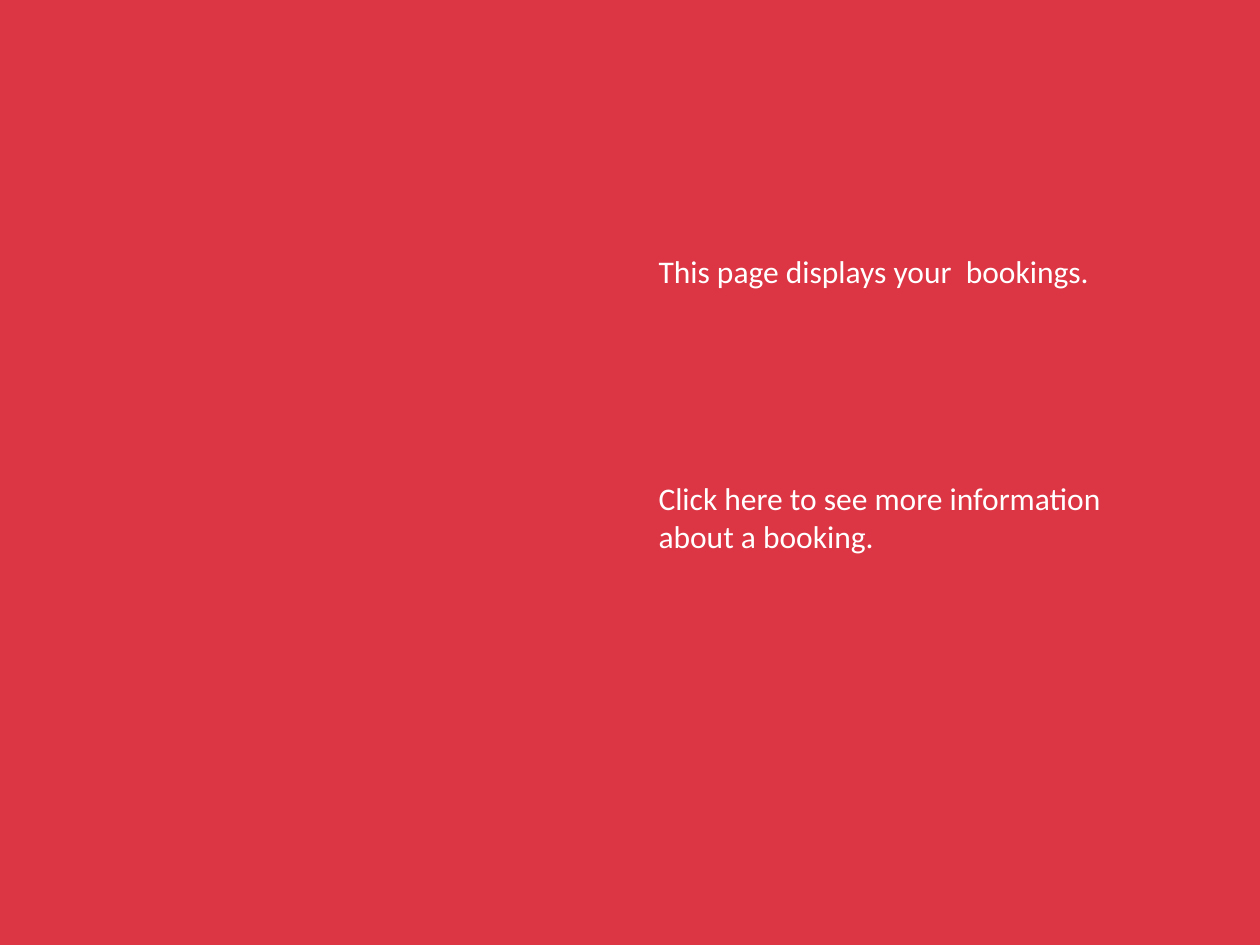
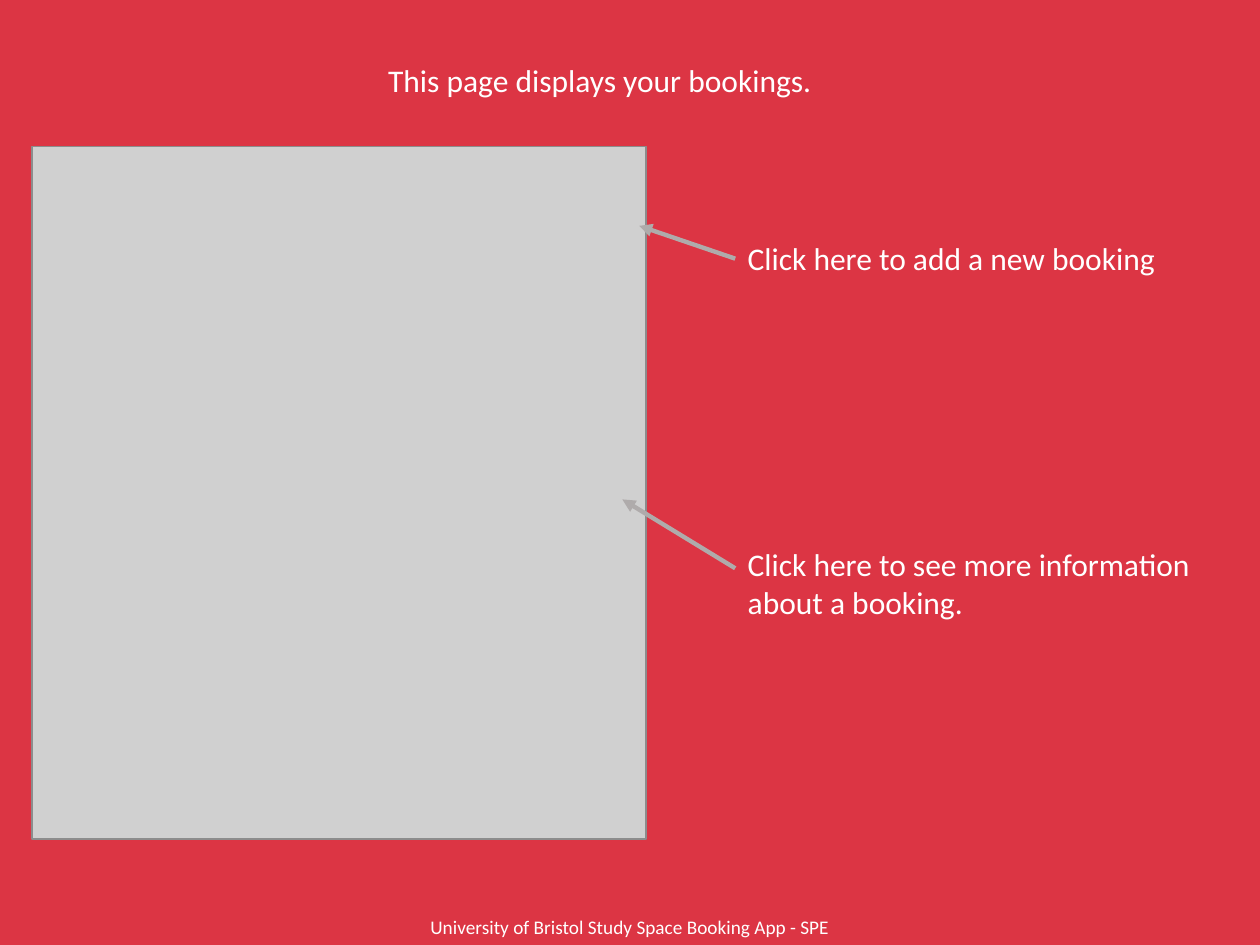
Before and after one commit to ah16165/University-Study-Space-Booking-App, a slide deck: slide 20 of Not_Main_Application/UserManual.pptx. Drawn at 1260x945 pixels with LibreOffice and Linux fonts; fonts in the diff are those of the drawing; grey boxes stand for pictures. Boxes give left, top, right and bottom in pixels: in the first picture for what was removed or moved away, otherwise in the second. Text is boxed around its words. In the diff, an @@ line names an element or a change of style, - is before the commit and + after.

```diff
--- a/Not_Main_Application/UserManual.pptx
+++ b/Not_Main_Application/UserManual.pptx
@@ text "This page displays your bookings." rewrapped from <box>659,261,1089,289</box> to <box>388,70,811,98</box> @@
@@ picture added at <box>32,146,645,839</box> @@
@@ arrow added from (736, 258) to (639, 226), #AFABAB 2.5 pt @@
@@ text added at <box>748,248,1155,276</box>, 18 pt, text #FFFFFF @@
+Click here to add a new booking
@@ arrow added from (736, 568) to (622, 499), #AFABAB 2.5 pt @@
@@ text "Click here to see more ...": place and size @@
-text "Click here to see more ..." at <box>659,488,1101,554</box>
+text "Click here to see more ..." at <box>748,554,1190,620</box>
@@ text added at <box>430,920,828,938</box>, 11 pt, text #FFFFFF @@
+University of Bristol Study Space Booking App - SPE
```
Also in this commit, not shown: 19 other slides changed, 4 slides added, 1 slide removed, 1 other file.
